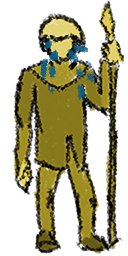
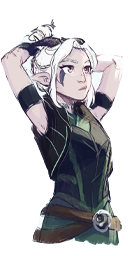
Layers edited between the first and the second 128px x 256px image:
added group "TEST" with 2 layers above "Guard" over bbox(1, 0, 124, 254)
added layer "Layer 11" in group "TEST" over bbox(1, 18, 124, 246)
hid group "Guard" (1st of 2) (3 layers) over bbox(8, 0, 124, 254)
